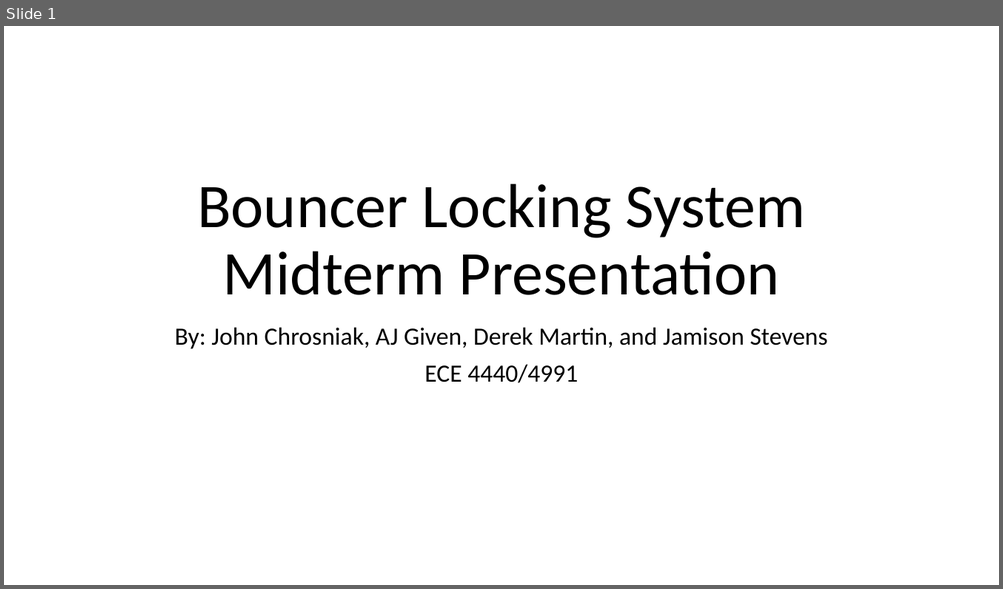
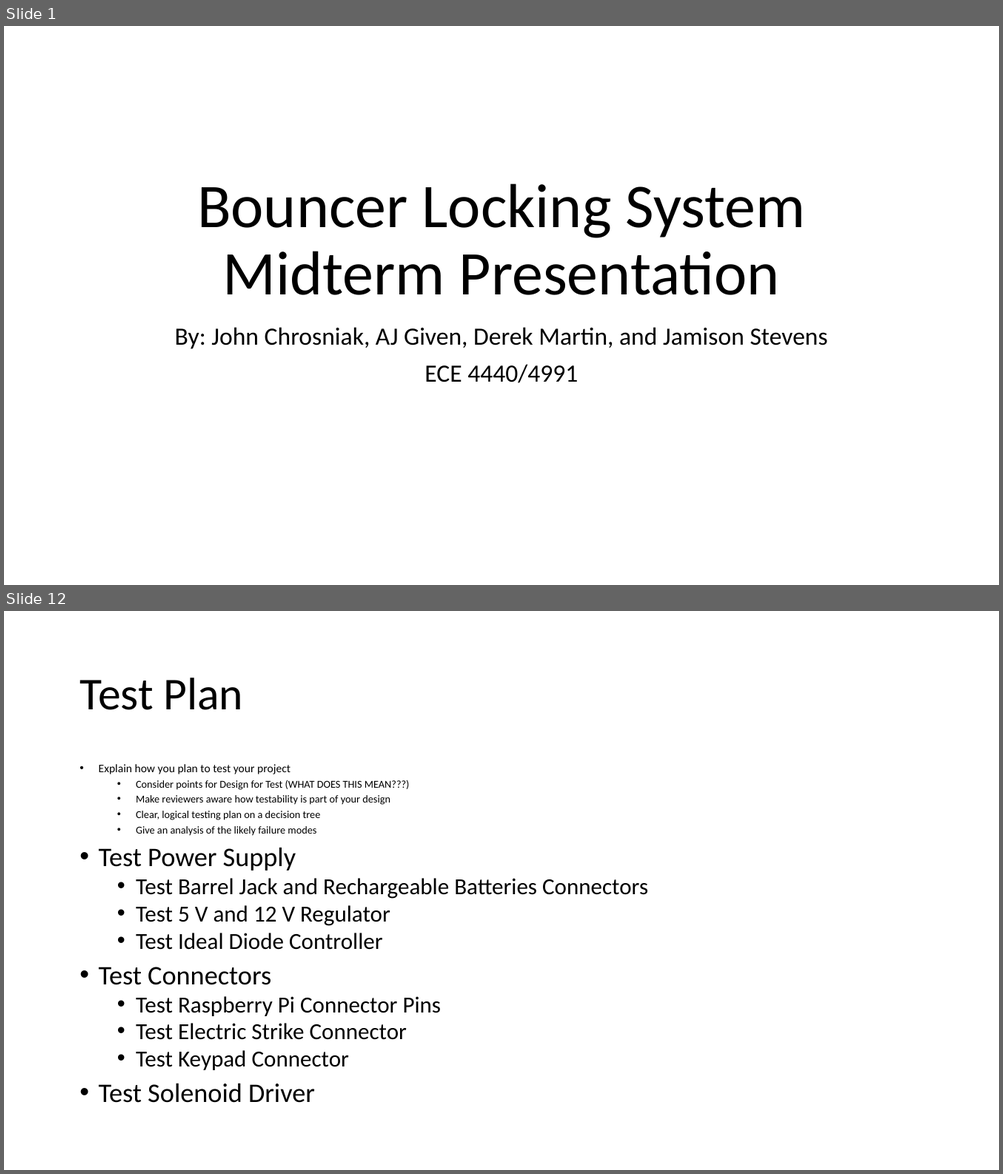
Before and after one commit to You-Underestimate-Our-Powell/Presentations, a slide deck: Bouncer Locking System Midterm Presentation.pptx. Shown one above the other, each under a label of ours: slide 1 before the commit, slides 1 and 12 after it; the slides between them are not shown. The pictures are 1003x589 and 1003x1174 pixels, drawn with LibreOffice and Linux fonts; fonts in the diff are those of the drawing. Boxes give left, top, right and bottom in pixels: in the first picture for what was removed or moved away, otherwise in the second. Text is boxed around its words. In the diff, an @@ line names an element or a change of style, - is before the commit and + after.

```diff
--- a/Bouncer Locking System Midterm Presentation.pptx
+++ b/Bouncer Locking System Midterm Presentation.pptx
@@ slide 12 added at [4,611,999,1170], background #FFFFFF @@
@@ title added at [79,678,244,710], 44 pt, text #000000 @@
+Test Plan
@@ text added at [99,764,648,1103], 10.2 pt, text #000000 @@
+• Explain how you plan to test your project
+  • Consider points for Design for Test (WHAT DOES THIS MEAN???)
+  • Make reviewers aware how testability is part of your design
+  • Clear, logical testing plan on a decision tree
+  • Give an analysis of the likely failure modes
+• Test Power Supply
+  • Test Barrel Jack and Rechargeable Batteries Connectors
+  • Test 5 V and 12 V Regulator
+  • Test Ideal Diode Controller
+• Test Connectors
+  • Test Raspberry Pi Connector Pins
+  • Test Electric Strike Connector
+  • Test Keypad Connector
+• Test Solenoid Driver
```
Also in this commit, not shown: 13 other slides added.
